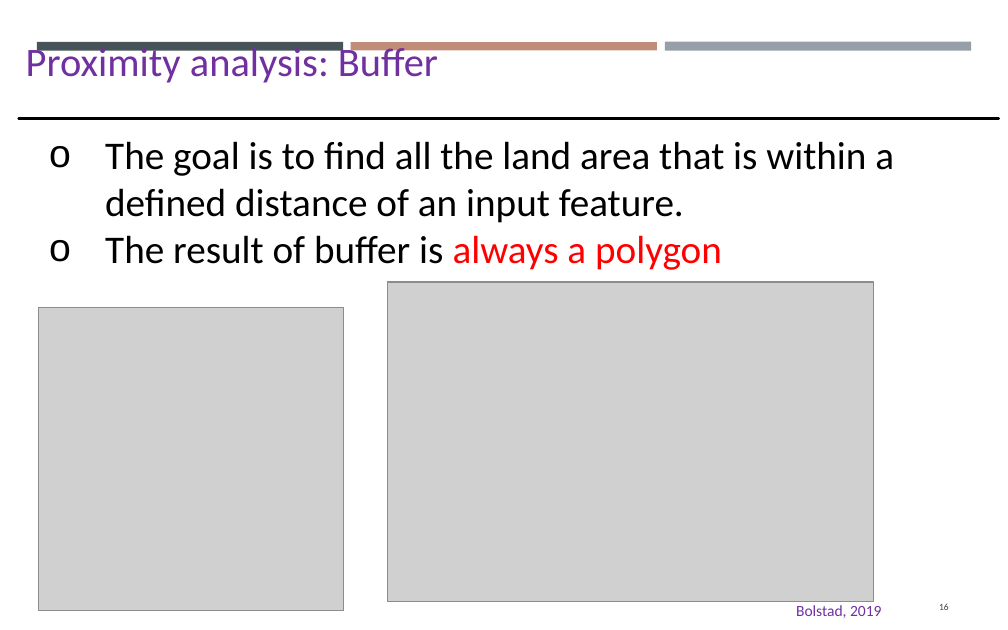
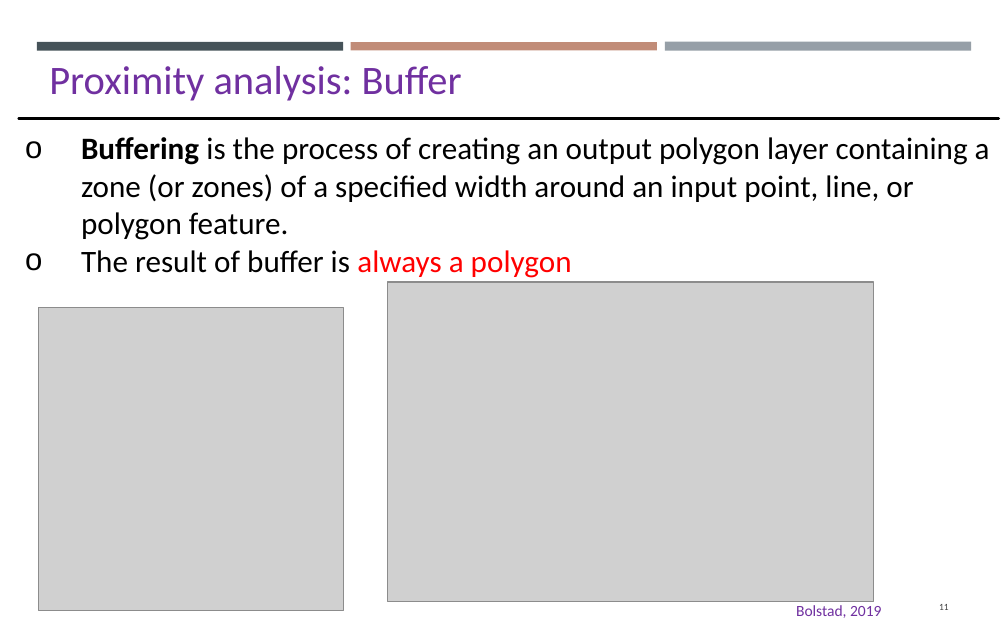
Before and after one commit to gisynw/GIS_I, a slide deck: slide 11 of docs/Lectures/Week12/Lecture11_GEOG2475_Vector.pptx (slide 16 before the commit). Drawn at 1008x630 pixels with LibreOffice and Linux fonts; fonts in the diff are those of the drawing; grey boxes stand for pictures. Boxes give left, top, right and bottom in pixels: in the first picture for what was removed or moved away, otherwise in the second. Text is boxed around its words. In the diff, an @@ line names an element or a change of style, - is before the commit and + after.

```diff
--- a/docs/Lectures/Week12/Lecture11_GEOG2475_Vector.pptx
+++ b/docs/Lectures/Week12/Lecture11_GEOG2475_Vector.pptx
@@ text "Proximity analysis: Buffer" rewrapped from [26,42,438,83] to [49,66,462,101] @@
@@ text "Buffering is the process of ...": place and size @@
-text "Buffering is the process of ..." at [105,141,894,270]
+text "Buffering is the process of ..." at [81,137,990,278]
@@ text at [81,137,990,240]: text changed; size 25.2 to 20 pt @@
-o The goal is to find all the land area that is within a defined distance of an input feature.
+o Buffering is the process of creating an output polygon layer containing a zone (or zones) of a specified width around an input point, line, or polygon feature.
@@ text at [81,250,572,278]: size 25.2 to 20 pt in "The result of buffer is always a ..." @@
@@ page number at [939,604,949,610]: text changed @@
-16
+11
```
Also in this commit, not shown: 25 other slides changed, 13 slides added, 8 slides removed.
